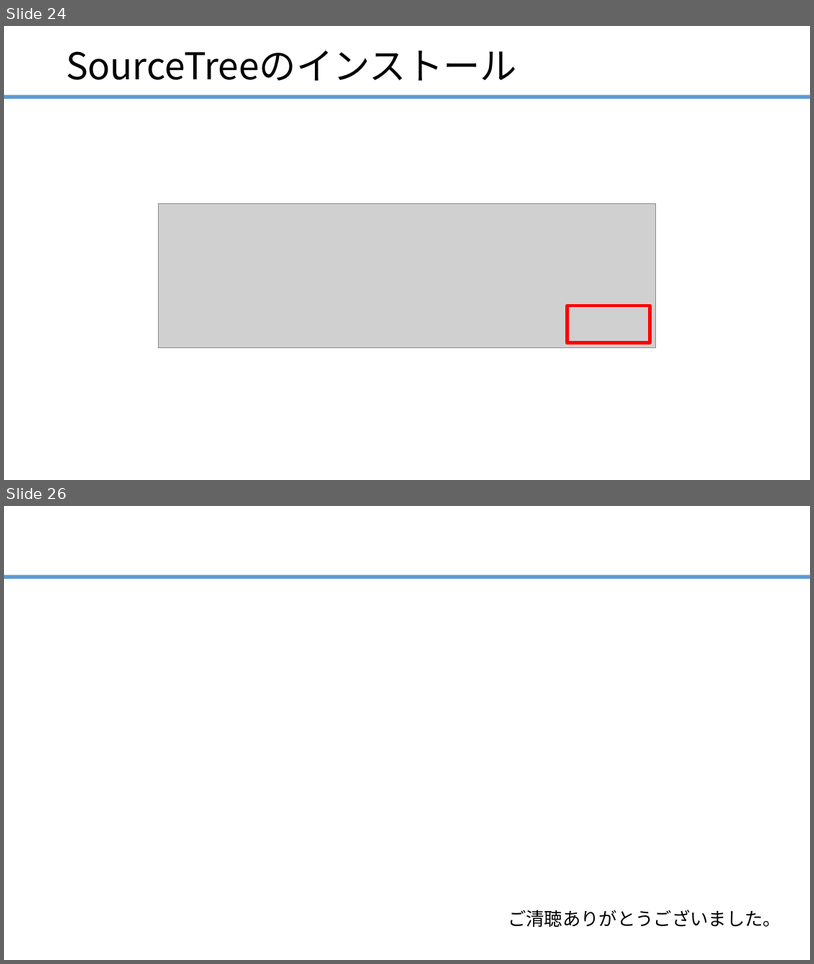
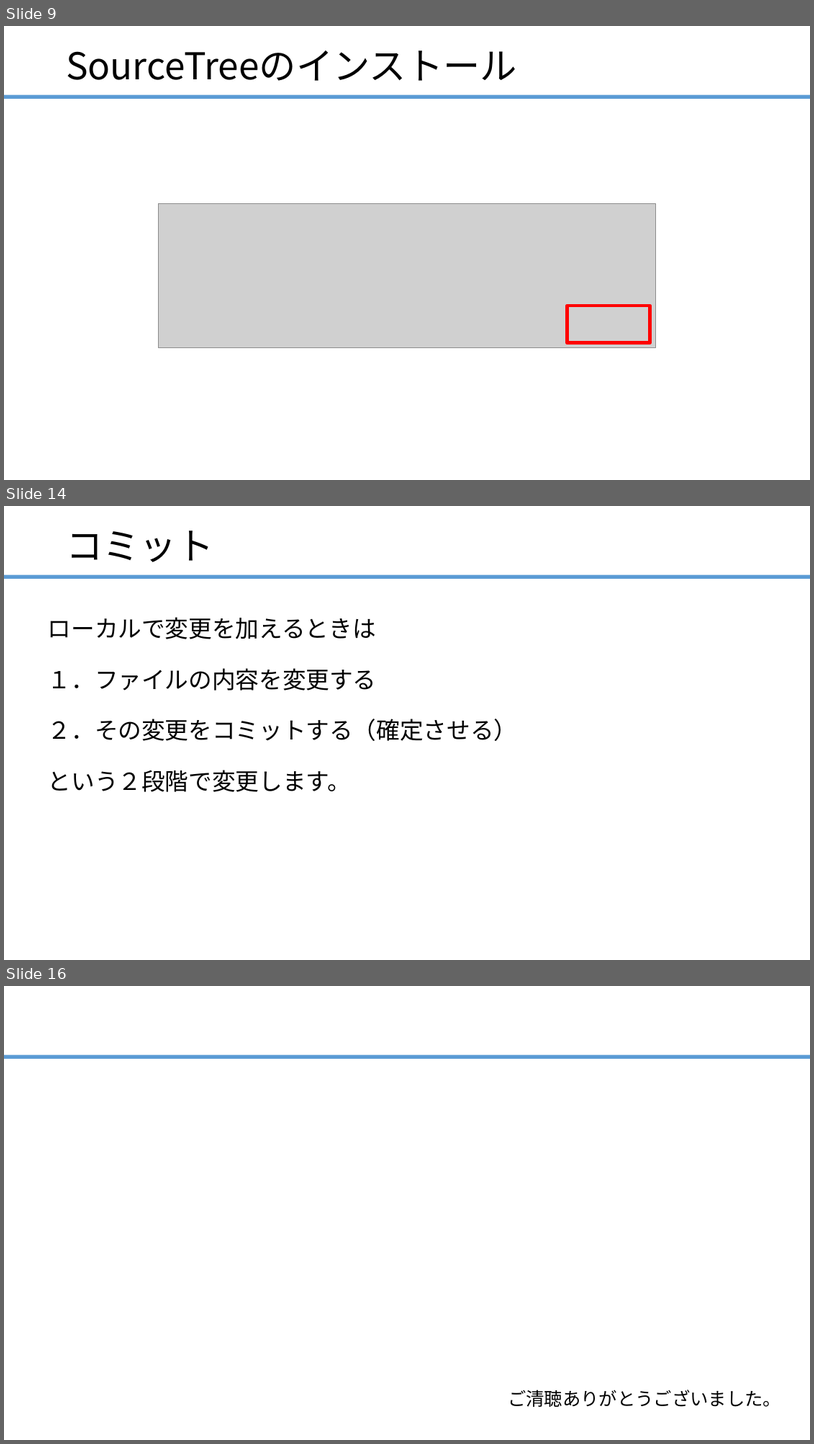
Before and after one commit to ainsAins/git4beginners, a slide deck: ハンズオン_Git入門.pptx. Shown one above the other, each under a label of ours: slides 24 and 26 before the commit, slides 9, 14 and 16 after it; the slides between them are not shown. The pictures are 814x964 and 814x1444 pixels, drawn with LibreOffice and Linux fonts; fonts in the diff are those of the drawing; grey boxes stand for pictures. Boxes give left, top, right and bottom in pixels: in the first picture for what was removed or moved away, otherwise in the second. Text is boxed around its words. In the diff, an @@ line names an element or a change of style, - is before the commit and + after.

Commit message:
内容更新

```diff
--- a/ハンズオン_Git入門.pptx
+++ b/ハンズオン_Git入門.pptx
@@ slide 14 added at <box>4,506,810,960</box>, background #FFFFFF; not listed: 1 template element that a slide beside it also shows @@
@@ title added at <box>66,530,214,562</box>, 44 pt, text #000000 @@
+コミット
@@ text added at <box>48,617,517,792</box>, 28 pt, text #000000 @@
+ローカルで変更を加えるときは
+１．ファイルの内容を変更する
+２．その変更をコミットする（確定させる）
+という２段階で変更します。
@@ what was slide 24 is now slide 9 @@
@@ what was slide 26 is now slide 16 @@
```
Also in this commit, not shown: 3 slides changed, 6 other slides added, 17 slides removed, 1 other file.
